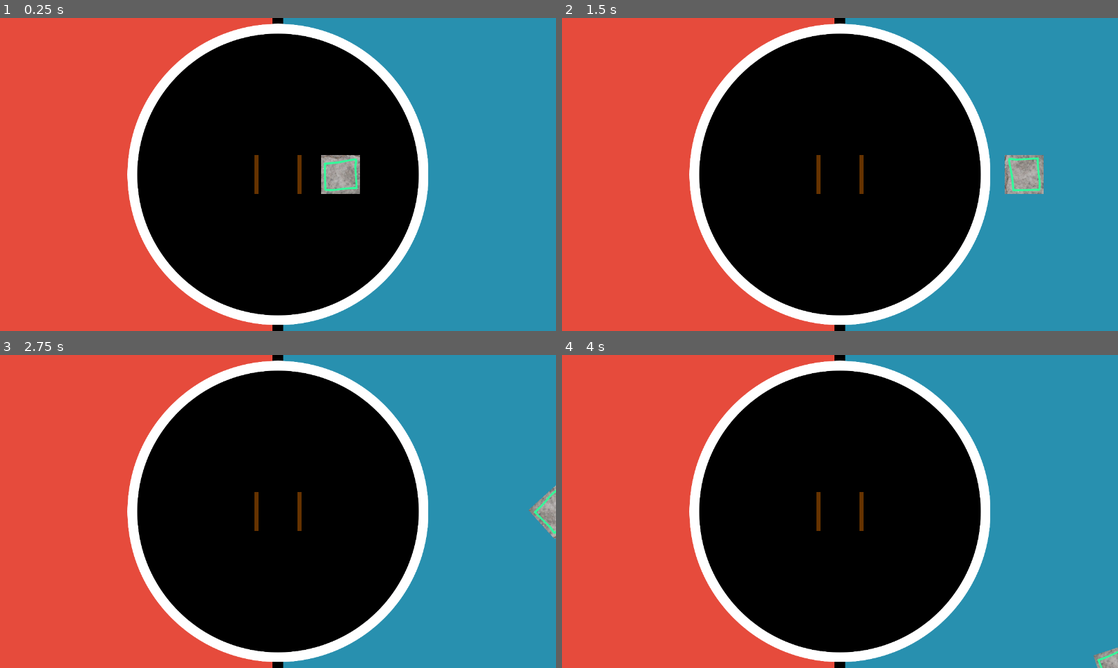
Above: before the commit, frames 1-4 (two rows, left to right).
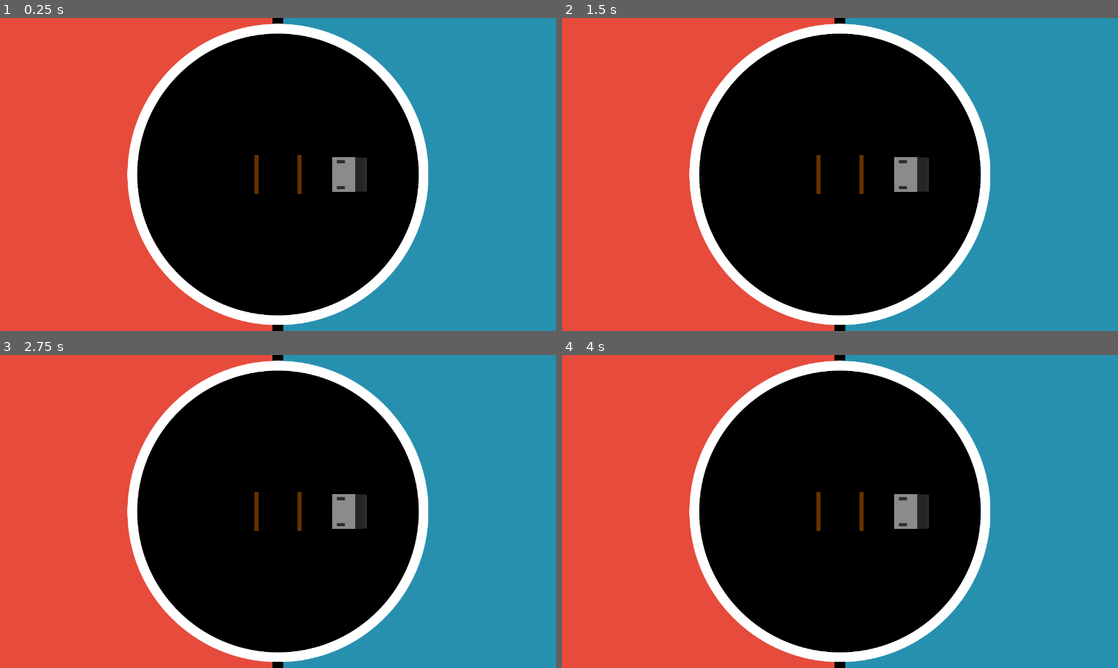
Above: after the commit, the same moments.

Repository: Eduardo-Barreto/Simple-Sumo-Drive-Sim
Game: Godot game, scene res://scenes/main.tscn
The game is run twice, just before and just after one commit, with the same random seed, the same clock (stepped at 60 frames per second) and the same inputs.
Inputs:
- Up to frame 1 (0.25 s): no input
- Up to frame 2 (1.5 s): tap Enter at 0.5 s; hold Right (ui_right) 0.53-1.28 s; hold Down (ui_down) from 1.28 s (still down)
- Up to frame 3 (2.75 s): tap Space at 2 s; release Down (ui_down) at 2.03 s; hold Right (ui_right) from 2.03 s (still down)
- Up to frame 4 (4 s): release Right (ui_right) at 2.78 s; hold Up (ui_up) 2.78-3.53 s; tap Enter at 3.5 s; hold Left (ui_left) from 3.53 s (still down)

The runs differ from the first frame. In frame 1, 0.8% of the frame differs, in the area x 57-66%, y 43-57%; in frame 2, 1.6%, in the area x 59-87%, y 43-57%; in frame 3, 1.1%; in frame 4, 0.9%.

Commit message:
fix: robot asset

Diff:
--- a/src/project.godot
+++ b/src/project.godot
@@ -17,12 +17,64 @@
 boot_splash/show_image=false
 config/icon="res://icon.svg"
 
+[autoload]
+
+Global="*res://scripts/globals.gd"
+
 [display]
 
 window/size/viewport_width=1280
 window/size/viewport_height=720
+window/size/initial_position_type=3
 window/size/resizable=false
 window/size/borderless=true
+
+[input]
+
+move_forward={
+"deadzone": 0.5,
+"events": [Object(InputEventKey,"resource_local_to_scene":false,"resource_name":"","device":-1,"window_id":0,"alt_pressed":false,"shift_pressed":false,"ctrl_pressed":false,"meta_pressed":false,"pressed":false,"keycode":0,"physical_keycode":4194320,"key_label":0,"unicode":0,"location":0,"echo":false,"script":null)
+, Object(InputEventKey,"resource_local_to_scene":false,"resource_name":"","device":-1,"window_id":0,"alt_pressed":false,"shift_pressed":false,"ctrl_pressed":false,"meta_pressed":false,"pressed":false,"keycode":0,"physical_keycode":87,"key_label":0,"unicode":119,"location":0,"echo":false,"script":null)
+]
+}
+move_backward={
+"deadzone": 0.5,
+"events": [Object(InputEventKey,"resource_local_to_scene":false,"resource_name":"","device":-1,"window_id":0,"alt_pressed":false,"shift_pressed":false,"ctrl_pressed":false,"meta_pressed":false,"pressed":false,"keycode":0,"physical_keycode":4194322,"key_label":0,"unicode":0,"location":0,"echo":false,"script":null)
+, Object(InputEventKey,"resource_local_to_scene":false,"resource_name":"","device":-1,"window_id":0,"alt_pressed":false,"shift_pressed":false,"ctrl_pressed":false,"meta_pressed":false,"pressed":false,"keycode":0,"physical_keycode":83,"key_label":0,"unicode":115,"location":0,"echo":false,"script":null)
+]
+}
+turn_left={
+"deadzone": 0.5,
+"events": [Object(InputEventKey,"resource_local_to_scene":false,"resource_name":"","device":-1,"window_id":0,"alt_pressed":false,"shift_pressed":false,"ctrl_pressed":false,"meta_pressed":false,"pressed":false,"keycode":0,"physical_keycode":4194319,"key_label":0,"unicode":0,"location":0,"echo":false,"script":null)
+, Object(InputEventKey,"resource_local_to_scene":false,"resource_name":"","device":-1,"window_id":0,"alt_pressed":false,"shift_pressed":false,"ctrl_pressed":false,"meta_pressed":false,"pressed":false,"keycode":0,"physical_keycode":65,"key_label":0,"unicode":97,"location":0,"echo":false,"script":null)
+]
+}
+turn_right={
+"deadzone": 0.5,
+"events": [Object(InputEventKey,"resource_local_to_scene":false,"resource_name":"","device":-1,"window_id":0,"alt_pressed":false,"shift_pressed":false,"ctrl_pressed":false,"meta_pressed":false,"pressed":false,"keycode":0,"physical_keycode":4194321,"key_label":0,"unicode":0,"location":0,"echo":false,"script":null)
+, Object(InputEventKey,"resource_local_to_scene":false,"resource_name":"","device":-1,"window_id":0,"alt_pressed":false,"shift_pressed":false,"ctrl_pressed":false,"meta_pressed":false,"pressed":false,"keycode":0,"physical_keycode":68,"key_label":0,"unicode":100,"location":0,"echo":false,"script":null)
+]
+}
+left_wheel_positive={
+"deadzone": 0.5,
+"events": [Object(InputEventJoypadMotion,"resource_local_to_scene":false,"resource_name":"","device":-1,"axis":3,"axis_value":-1.0,"script":null)
+]
+}
+left_wheel_negative={
+"deadzone": 0.5,
+"events": [Object(InputEventJoypadMotion,"resource_local_to_scene":false,"resource_name":"","device":-1,"axis":3,"axis_value":1.0,"script":null)
+]
+}
+right_wheel_positive={
+"deadzone": 0.5,
+"events": [Object(InputEventJoypadMotion,"resource_local_to_scene":false,"resource_name":"","device":-1,"axis":1,"axis_value":-1.0,"script":null)
+]
+}
+right_wheel_negative={
+"deadzone": 0.5,
+"events": [Object(InputEventJoypadMotion,"resource_local_to_scene":false,"resource_name":"","device":-1,"axis":1,"axis_value":1.0,"script":null)
+]
+}
 
 [rendering]
 
--- a/src/scenes/Robot.tscn
+++ b/src/scenes/Robot.tscn
@@ -1,18 +1,25 @@
-[gd_scene load_steps=4 format=3 uid="uid://j3xfx5o3yv6x"]
+[gd_scene load_steps=5 format=3 uid="uid://j3xfx5o3yv6x"]
 
-[ext_resource type="Script" path="res://scripts/sumo.gd" id="1_vxbxo"]
+[ext_resource type="Script" path="res://scripts/Robot/RobotController.gd" id="1_03js5"]
+[ext_resource type="Script" path="res://scripts/Robot/RobotInput.gd" id="1_fqlmm"]
 [ext_resource type="Texture2D" uid="uid://ply4bqol2nd4" path="res://assets/sumo.png" id="2_ii2q7"]
 
 [sub_resource type="RectangleShape2D" id="RectangleShape2D_0an5p"]
 size = Vector2(200, 200)
 
 [node name="Sumo" type="CharacterBody2D"]
-script = ExtResource("1_vxbxo")
+scale = Vector2(0.4, 0.4)
+script = ExtResource("1_03js5")
 
 [node name="SumoAsset" type="Sprite2D" parent="."]
-scale = Vector2(0.45, 0.45)
+position = Vector2(0, 1)
+rotation = 1.5708
 texture = ExtResource("2_ii2q7")
+offset = Vector2(0, -53.3333)
 
 [node name="SumoCollision" type="CollisionShape2D" parent="."]
-scale = Vector2(0.45, 0.45)
+position = Vector2(52.5, -2.27374e-13)
 shape = SubResource("RectangleShape2D_0an5p")
+
+[node name="RobotInput" type="Node" parent="."]
+script = ExtResource("1_fqlmm")
Binary file changed: src/assets/sumo.png
